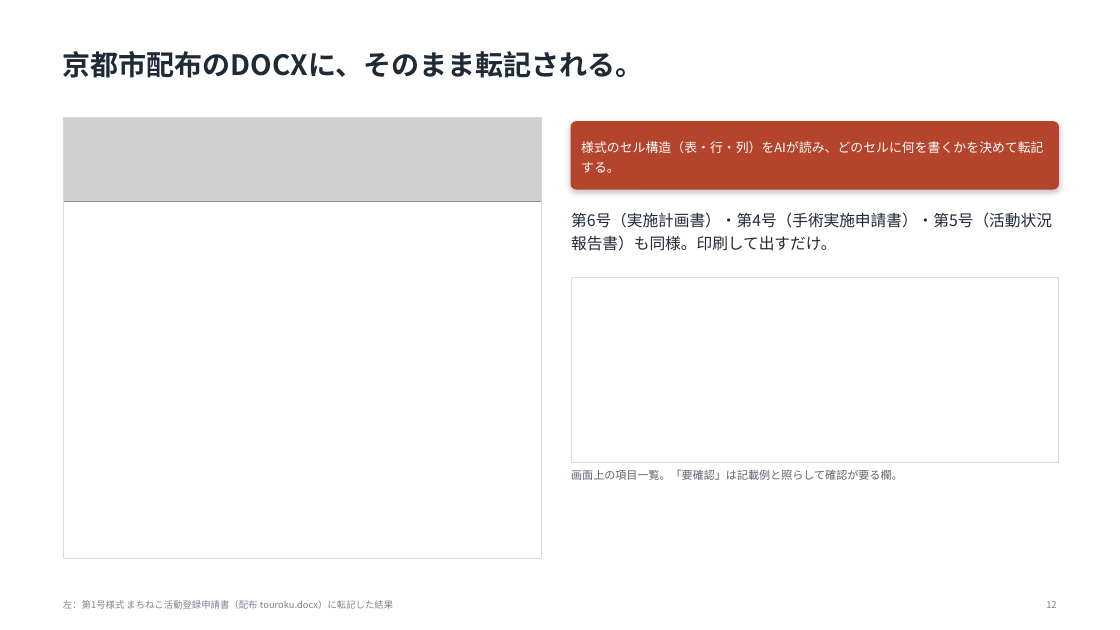
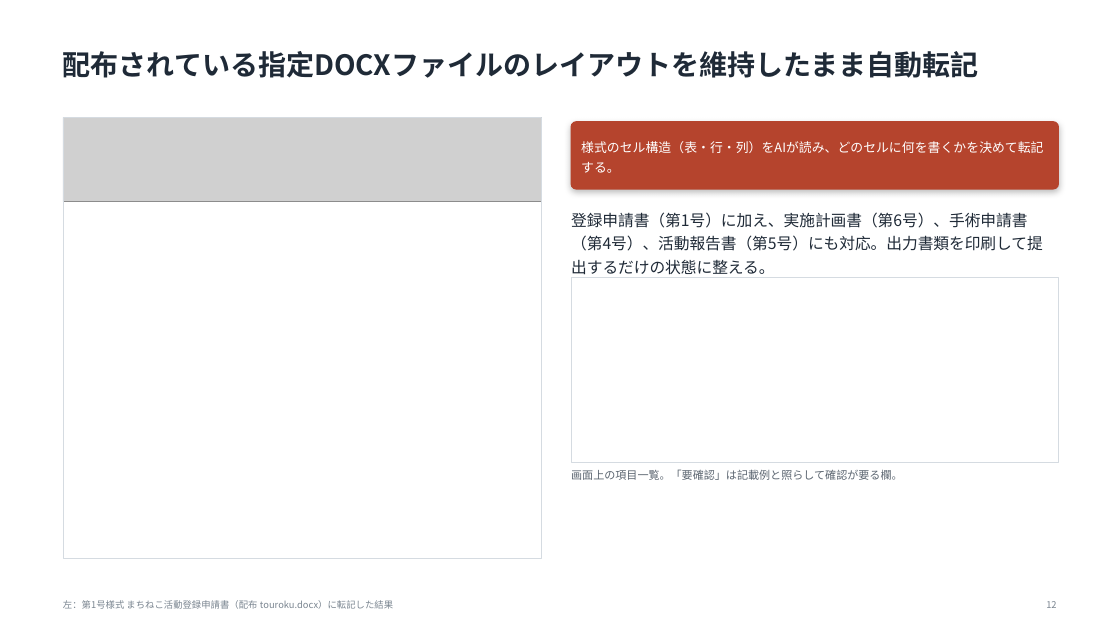
Before and after one commit to tsurutontan634/VORN, a slide deck: slide 12 of docs/deck3/nekonote_VORN2026.pptx. Drawn at 1120x630 pixels with LibreOffice and Linux fonts; fonts in the diff are those of the drawing; grey boxes stand for pictures; background and template pictures are left out. Boxes give left, top, right and bottom in pixels: in the first picture for what was removed or moved away, otherwise in the second. Text is boxed around its words. In the diff, an @@ line names an element or a change of style, - is before the commit and + after.

```diff
--- a/docs/deck3/nekonote_VORN2026.pptx
+++ b/docs/deck3/nekonote_VORN2026.pptx
@@ text at [63, 51, 979, 78]: text changed @@
-京都市配布のDOCXに、そのまま転記される。
+配布されている指定DOCXファイルのレイアウトを維持したまま自動転記
@@ text at [571, 212, 1043, 278]: text changed @@
-第6号（実施計画書）・第4号（手術実施申請書）・第5号（活動状況報告書）も同様。印刷して出すだけ。
+登録申請書（第1号）に加え、実施計画書（第6号）、手術申請書（第4号）、活動報告書（第5号）にも対応。出力書類を印刷して提出するだけの状態に整える。
```
Also in this commit, not shown: 17 other slides changed, 5 other files.
